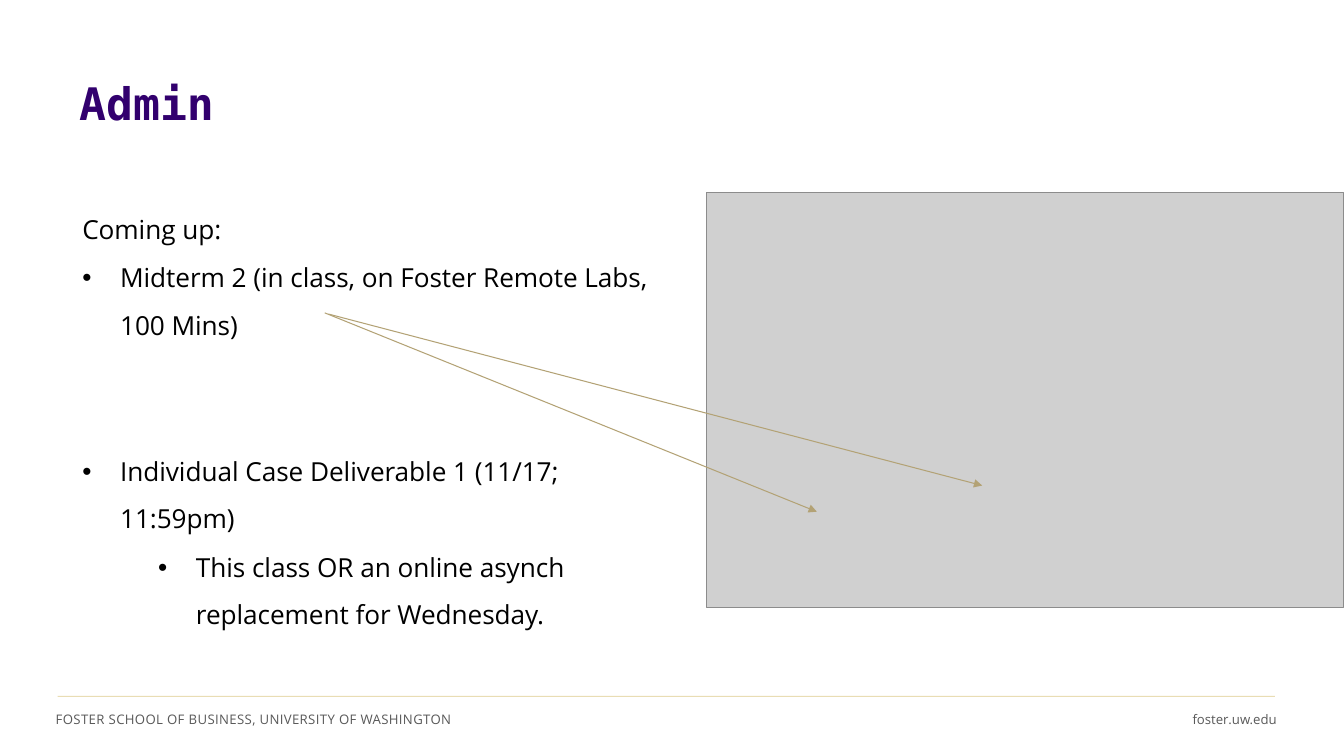
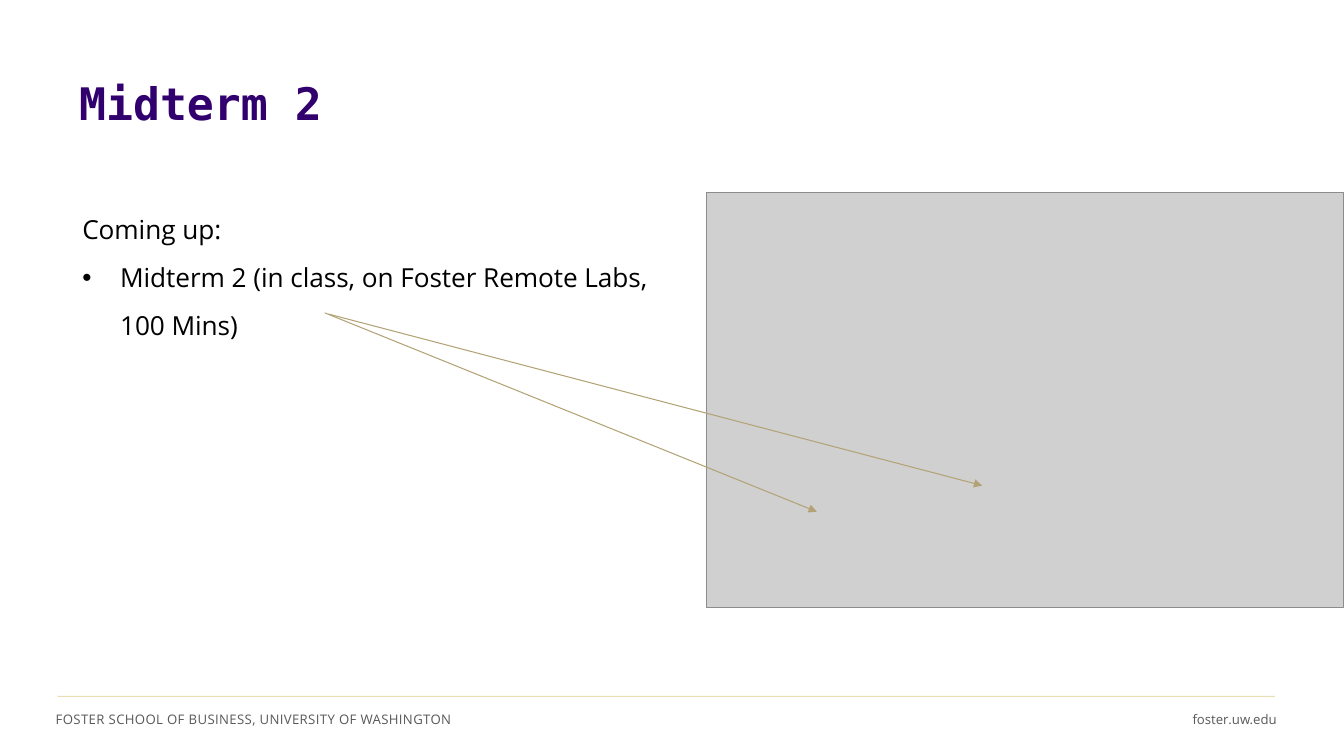
Before and after one commit to ashercurtis/slides.io, a slide deck: slide 5 of ACCTG320/ACCTG320Class13_2026.pptx (slide 3 before the commit). Drawn at 1344x756 pixels with LibreOffice and Linux fonts; fonts in the diff are those of the drawing; grey boxes stand for pictures. Boxes give left, top, right and bottom in pixels: in the first picture for what was removed or moved away, otherwise in the second. Text is boxed around its words. In the diff, an @@ line names an element or a change of style, - is before the commit and + after.

Commit message:
a320 c13 final

```diff
--- a/ACCTG320/ACCTG320Class13_2026.pptx
+++ b/ACCTG320/ACCTG320Class13_2026.pptx
@@ title at <box>79,84,322,121</box>: text changed @@
-Admin
+Midterm 2
@@ text at <box>120,461,564,631</box>: paragraphs removed @@
-• Individual Case Deliverable 1 (11/17; 11:59pm)
-  • This class OR an online asynch replacement for Wednesday.
```
Also in this commit, not shown: 1 other slide changed, 3 slides added.
